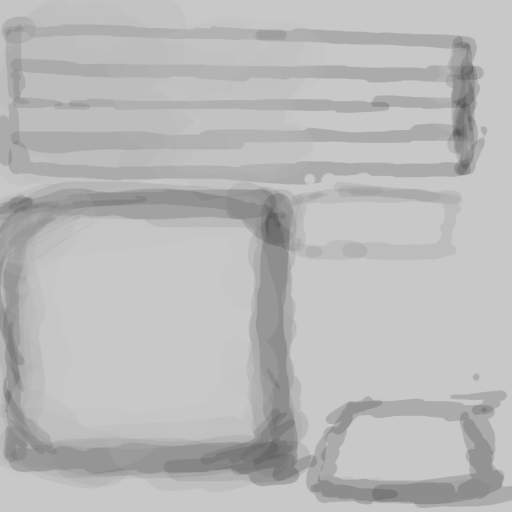
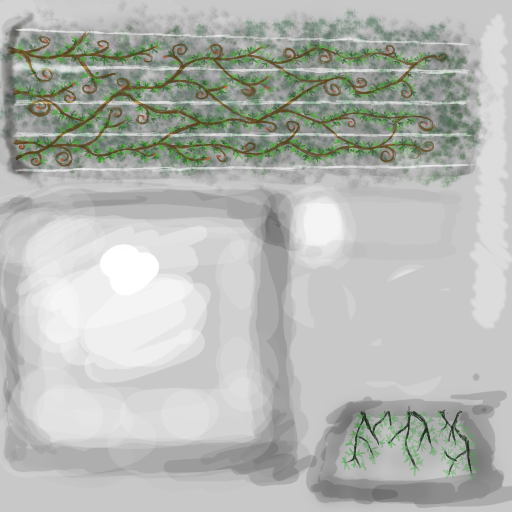
Revision of a layered 512 x 512 image; what changed, layer by layer:
added layer "withe" (overlay) above "dark" over [9, 11, 512, 331]
added layer "dark" (multiply) above "꽃" over [0, 10, 506, 512]
added layer "꽃" above "진한초록잎" over [19, 39, 442, 163]
added layer "진한초록잎" above "초록잎" over [25, 39, 433, 166]
added layer "초록잎" above "줄기" over [13, 36, 480, 482]
added layer "줄기" above "이끼" over [0, 0, 501, 476]
added layer "이끼" above "Layer 4" over [0, 6, 484, 178]
"Layer 4": blend multiply → normal, painted on it over [0, 0, 512, 508]
painted on "Layer 5" over [15, 27, 477, 190]
